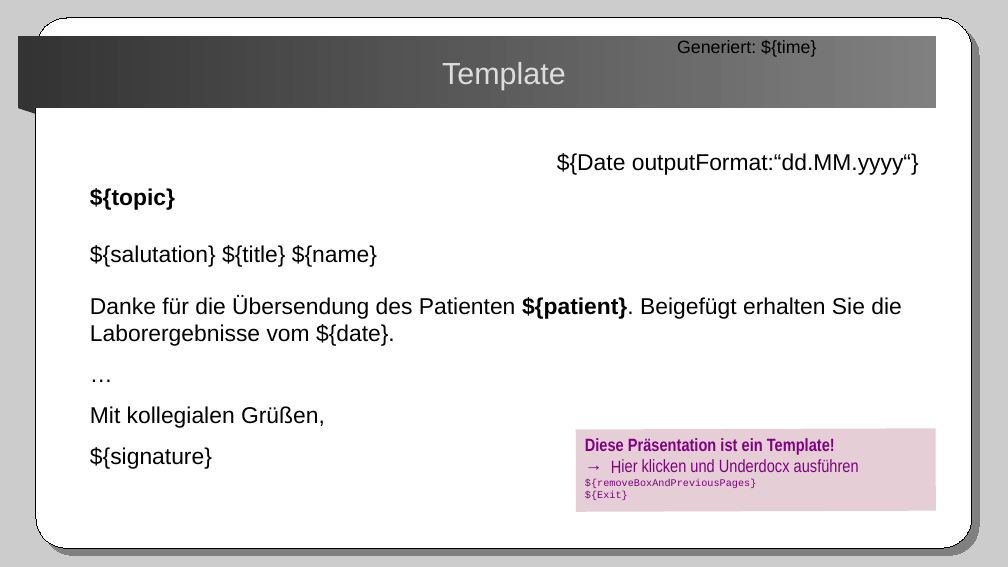
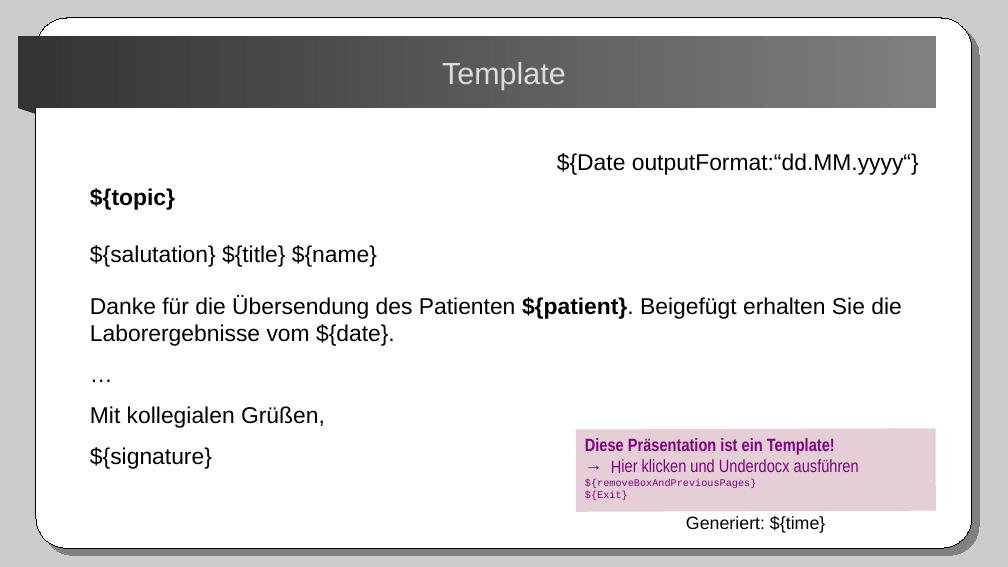
Before and after one commit to winterrifier/underdocx-examples, a slide deck: slide 19 of UnderdocxVortrag/presentation/initialPresentation.odp. Drawn at 1008x567 pixels with LibreOffice and Linux fonts; fonts in the diff are those of the drawing. Boxes give left, top, right and bottom in pixels: in the first picture for what was removed or moved away, otherwise in the second. Text is boxed around its words. In the diff, an @@ line names an element or a change of style, - is before the commit and + after.

```diff
--- a/UnderdocxVortrag/presentation/initialPresentation.odp
+++ b/UnderdocxVortrag/presentation/initialPresentation.odp
@@ text "Generiert: ${time}": place and size @@
-text "Generiert: ${time}" at <box>677,40,816,57</box>
+text "Generiert: ${time}" at <box>686,516,825,533</box>
```
Also in this commit, not shown: 1 other slide changed.
